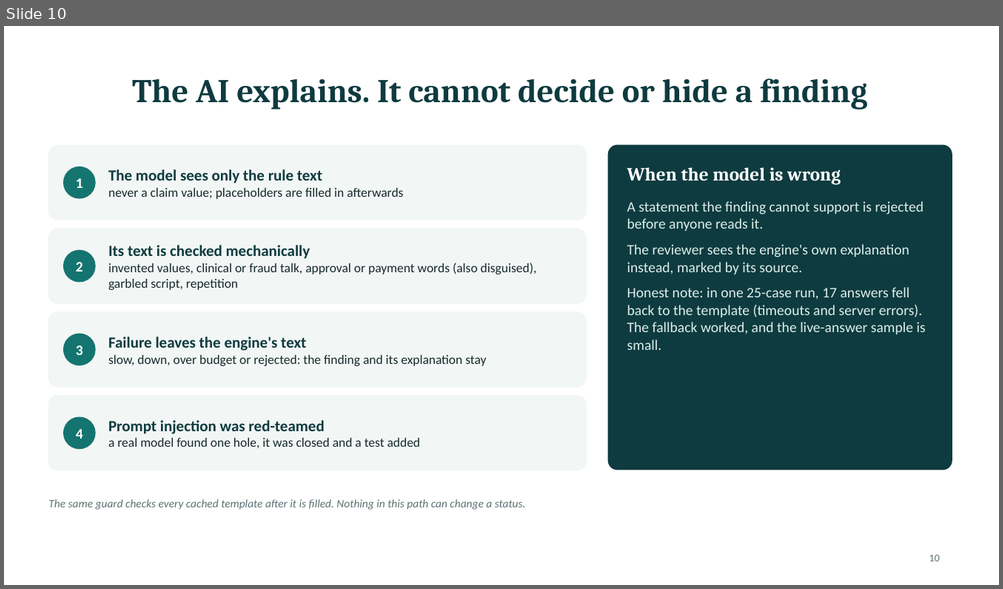
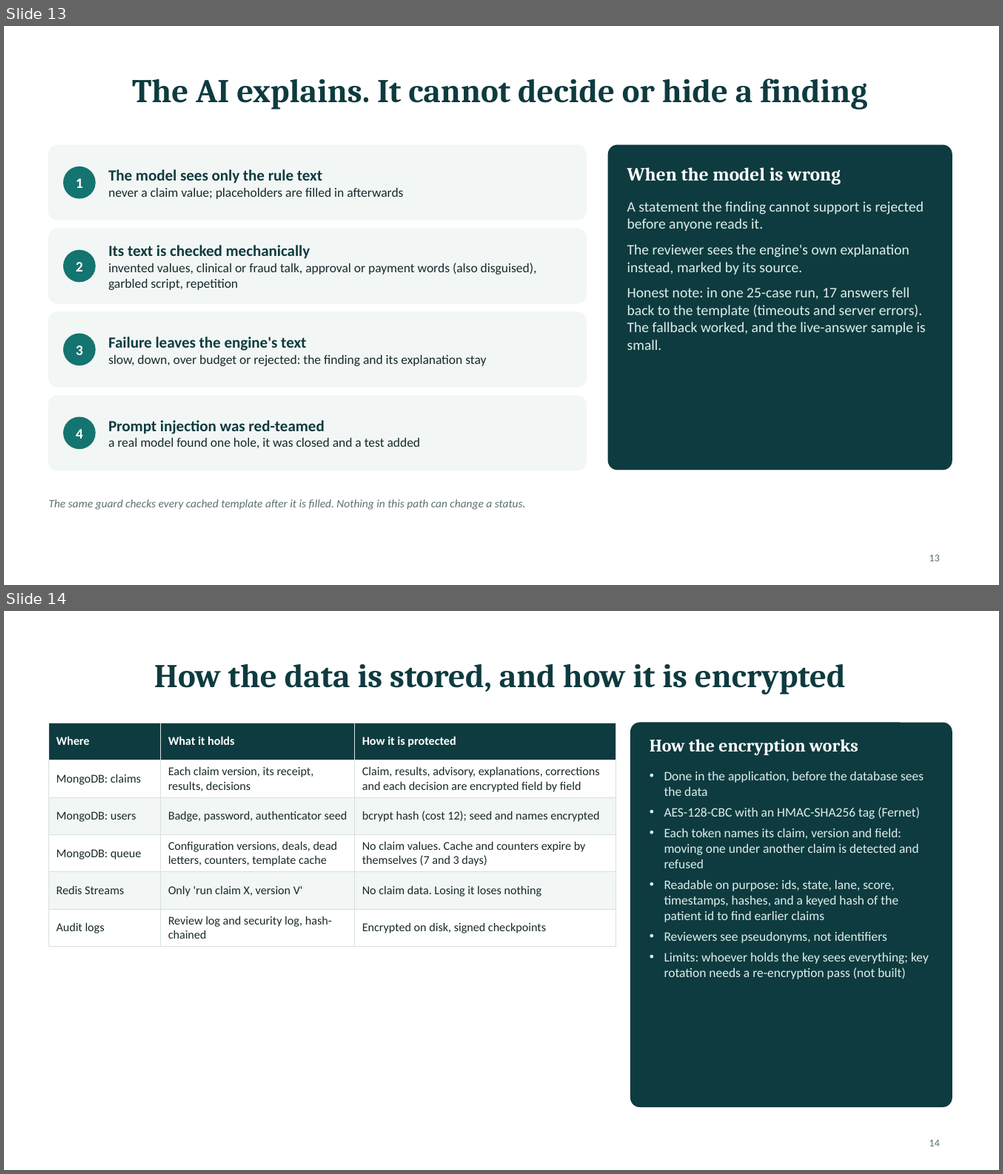
Before and after one commit to PublisherX02/Claim_Guard, a slide deck: docs/presentation/ClaimGuard_Mentor_Session.pptx. Shown one above the other, each under a label of ours: slide 10 before the commit, slides 13 and 14 after it. The pictures are 1003x589 and 1003x1174 pixels, drawn with LibreOffice and Linux fonts; fonts in the diff are those of the drawing. Boxes give left, top, right and bottom in pixels: in the first picture for what was removed or moved away, otherwise in the second. Text is boxed around its words. In the diff, an @@ line names an element or a change of style, - is before the commit and + after.

```diff
--- a/docs/presentation/ClaimGuard_Mentor_Session.pptx
+++ b/docs/presentation/ClaimGuard_Mentor_Session.pptx
@@ slide 14 added at [4,611,999,1170], background #FFFFFF @@
@@ title added at [154,664,845,695], 32 pt, text #0E3B3F, bold @@
+How the data is stored, and how it is encrypted
@@ table added at [48,723,616,942], 6 rows, 3 columns @@
+Where | What it holds | How it is protected
+MongoDB: claims | Each claim version, its receipt, results, decisions | Claim, results, advisory, explanations, corrections and each decision are encrypted field by field
+MongoDB: users | Badge, password, authenticator seed | bcrypt hash (cost 12); seed and names encrypted
+MongoDB: queue | Configuration versions, deals, dead letters, counters, template cache | No claim values. Cache and counters expire by themselves (7 and 3 days)
+Redis Streams | Only 'run claim X, version V' | No claim data. Losing it loses nothing
+Audit logs | Review log and security log, hash-chained | Encrypted on disk, signed checkpoints
@@ rounded rectangle added at [631,723,951,1107], fill #0E3B3F, outline #0E3B3F 1 pt @@
@@ text added at [649,739,858,756], 17 pt, text #FFFFFF, bold @@
+How the encryption works
@@ text added at [664,772,928,980], 12.5 pt, text #DDEEEB @@
+• Done in the application, before the database sees the data
+• AES-128-CBC with an HMAC-SHA256 tag (Fernet)
+• Each token names its claim, version and field: moving one under another claim is detected and refused
+• Readable on purpose: ids, state, lane, score, timestamps, hashes, and a keyed hash of the patient id to find earlier claims
+• Reviewers see pseudonyms, not identifiers
+• Limits: whoever holds the key sees everything; key rotation needs a re-encryption pass (not built)
@@ page number added at [929,1140,939,1147], 10 pt, text #5C7173 @@
+14
@@ what was slide 10 is now slide 13 @@
@@ page number at [929,555,939,562]: text changed @@
-10
+13
```
Also in this commit, not shown: 6 slides changed, 5 other slides added, 1 slide removed, 2 other files.
